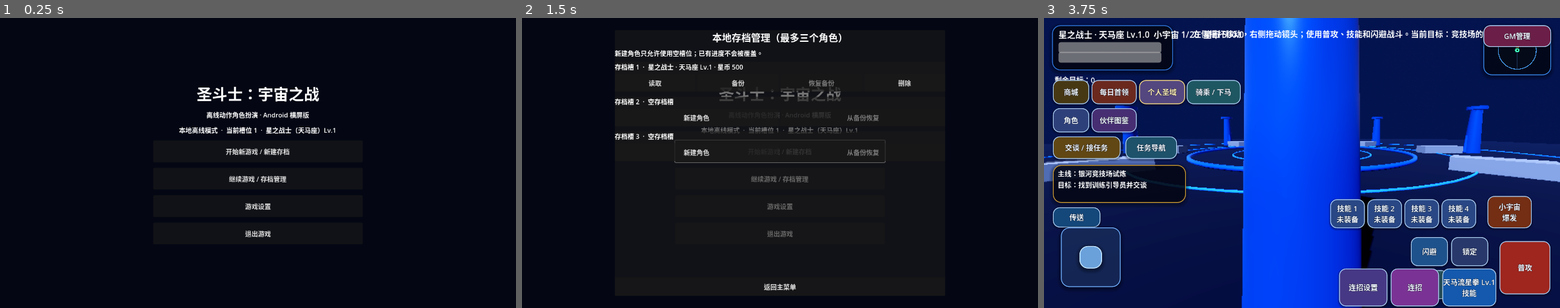
Above: before the commit, frames 1-3 (left to right).
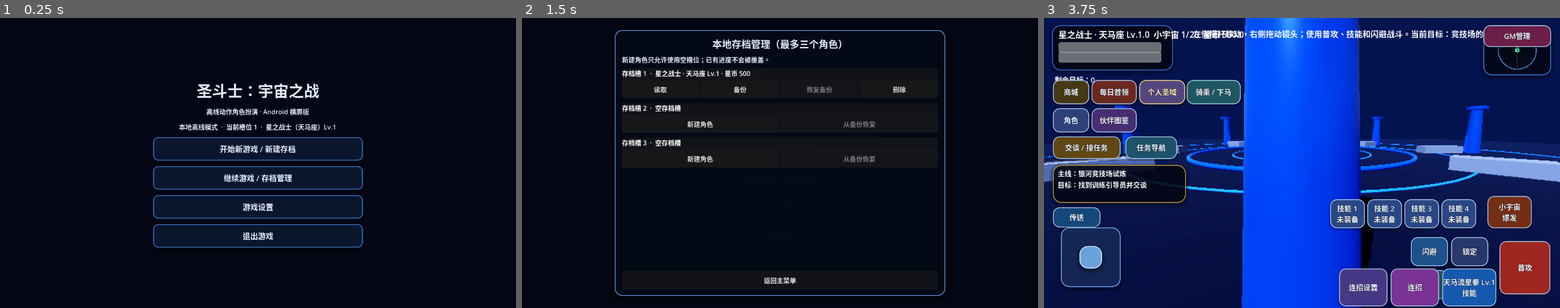
Above: after the commit, the same moments.

Repository: Qazwesrd/Saint-Seiya-Universe-War
Game: Godot game, scene res://scenes/main_menu.tscn
Two runs of this game, one before a commit and one after it. Both use one fixed random seed, a clock stepped at 60 frames per second and the inputs below.
Inputs:
- Up to frame 1 (0.25 s): no input
- Up to frame 2 (1.5 s): click "开始新游戏 / 新建存档" at 0.5 s; click "开始新游戏 / 新建存档" at 1.25 s
- Up to frame 3 (3.75 s): click "继续游戏 / 存档管理" at 2 s; click "游戏设置" at 2.75 s; click "读取" at 3.5 s

The runs differ from the first frame. In frame 1, 4.8% of the frame differs, in the area x 29-71%, y 22-80%; in frame 2, 6.1%, in the area x 18-82%, y 4-96%; in frame 3, nothing differs.

Commit message:
Polish main menu and modal panels with unified cosmic theme

Diff:
--- a/game/scripts/main_menu.gd
+++ b/game/scripts/main_menu.gd
@@ -16,6 +16,7 @@
 
 func _ready() -> void:
 	_build_interface()
+	_apply_menu_theme()
 	_update_status()
 
 func _build_interface() -> void:
@@ -85,10 +86,58 @@
 func _add_button(parent: VBoxContainer, caption: String, action: Callable) -> void:
 	var button := Button.new()
 	button.text = caption
-	button.custom_minimum_size = Vector2(0, 54)
+	button.custom_minimum_size = Vector2(0, 58)
 	button.size_flags_horizontal = Control.SIZE_EXPAND_FILL
+	button.add_theme_font_size_override("font_size", 19)
+	button.add_theme_color_override("font_color", Color(0.91, 0.95, 1.0))
+	button.add_theme_color_override("font_hover_color", Color(1.0, 0.88, 0.55))
+	button.add_theme_color_override("font_pressed_color", Color(1.0, 0.96, 0.82))
+	button.add_theme_color_override("font_outline_color", Color(0.015, 0.025, 0.07, 0.9))
+	button.add_theme_stylebox_override("normal", _make_menu_button_style(Color(0.045, 0.085, 0.18), Color(0.24, 0.48, 0.82)))
+	button.add_theme_stylebox_override("hover", _make_menu_button_style(Color(0.075, 0.14, 0.27), Color(0.92, 0.72, 0.32)))
+	button.add_theme_stylebox_override("pressed", _make_menu_button_style(Color(0.025, 0.055, 0.12), Color(0.96, 0.78, 0.4)))
+	button.add_theme_stylebox_override("disabled", _make_menu_button_style(Color(0.08, 0.09, 0.12), Color(0.25, 0.29, 0.36)))
 	button.pressed.connect(action)
 	parent.add_child(button)
+
+func _make_menu_button_style(fill_color: Color, border_color: Color) -> StyleBoxFlat:
+	var style := StyleBoxFlat.new()
+	style.bg_color = fill_color
+	style.border_color = border_color
+	style.set_border_width_all(2)
+	style.set_corner_radius_all(12)
+	style.content_margin_left = 18.0
+	style.content_margin_right = 18.0
+	style.content_margin_top = 10.0
+	style.content_margin_bottom = 10.0
+	style.shadow_color = Color(0.0, 0.015, 0.06, 0.38)
+	style.shadow_size = 7
+	style.shadow_offset = Vector2(0.0, 3.0)
+	style.anti_aliasing = true
+	return style
+
+func _apply_menu_theme() -> void:
+	for panel in [settings_panel, slots_panel, character_creation_panel]:
+		if not is_instance_valid(panel):
+			continue
+		var panel_style := StyleBoxFlat.new()
+		panel_style.bg_color = Color(0.018, 0.035, 0.09, 0.97)
+		panel_style.border_color = Color(0.42, 0.66, 0.98, 0.9)
+		panel_style.set_border_width_all(2)
+		panel_style.set_corner_radius_all(18)
+		panel_style.content_margin_left = 18.0
+		panel_style.content_margin_right = 18.0
+		panel_style.content_margin_top = 16.0
+		panel_style.content_margin_bottom = 16.0
+		panel_style.shadow_color = Color(0.0, 0.0, 0.025, 0.65)
+		panel_style.shadow_size = 18
+		panel_style.shadow_offset = Vector2(0.0, 6.0)
+		panel.add_theme_stylebox_override("panel", panel_style)
+	for label in find_children("*", "Label", true, false):
+		(label as Label).add_theme_color_override("font_color", Color(0.88, 0.93, 1.0))
+		(label as Label).add_theme_color_override("font_shadow_color", Color(0.0, 0.015, 0.06, 0.9))
+		(label as Label).add_theme_constant_override("shadow_offset_x", 1)
+		(label as Label).add_theme_constant_override("shadow_offset_y", 2)
 
 func _build_settings_panel() -> PanelContainer:
 	var panel := PanelContainer.new()
